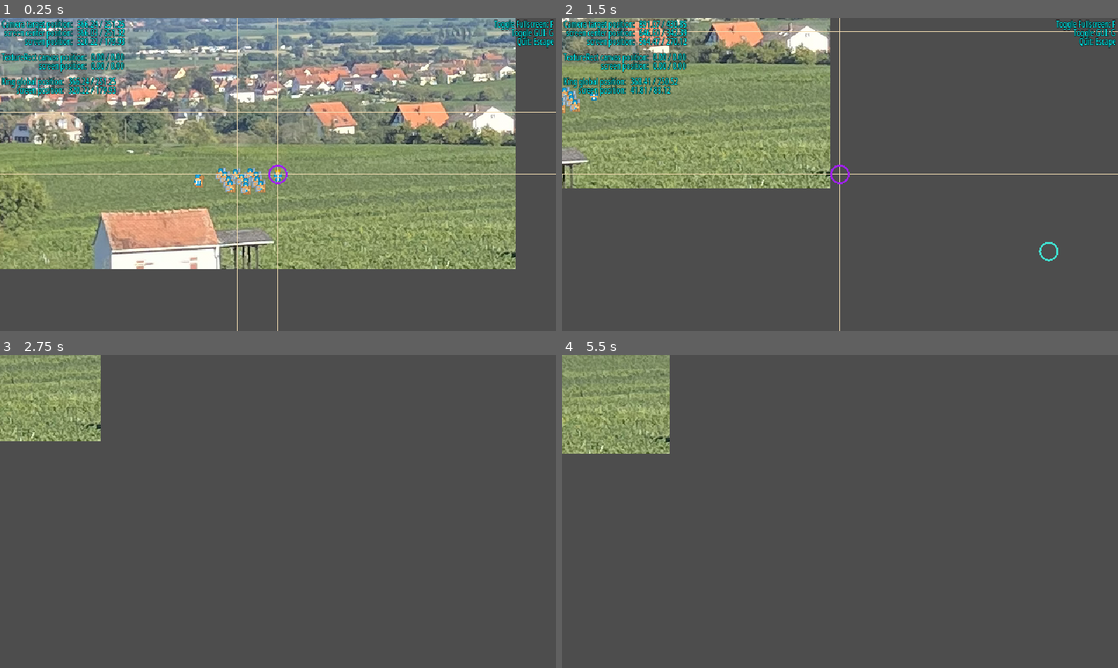
Above: before the commit, frames 1-4 (two rows, left to right).
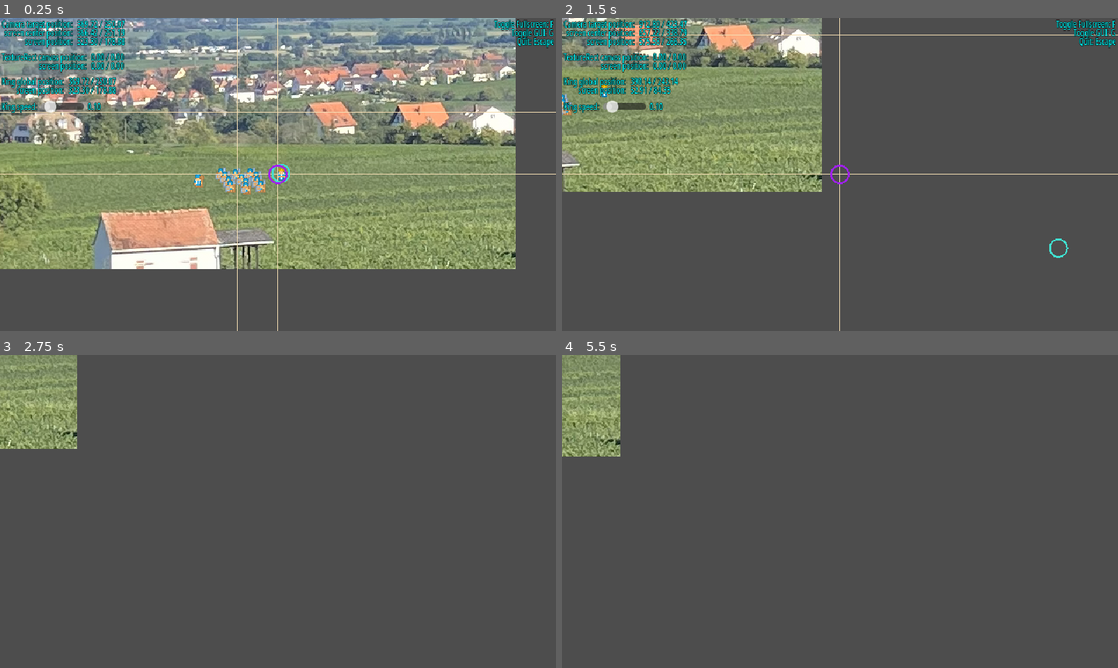
Above: after the commit, the same moments.

Repository: Toxe/godot-pixel-style
Game: Godot game, scene res://scenes/main.tscn
Same seed, same stepped clock (60 frames per second), same inputs: the game is played once before the commit and once after it.
Inputs (mouse positions are in pixels of both pictures, inside the frame that each line leads up to):
- Up to frame 1 (0.25 s): no input
- Up to frame 2 (1.5 s): tap Enter at 0.5 s; move the mouse to (962, 158) at 0.52 s; hold Right (ui_right) 0.53-1.28 s; hold G (toggle_gui) 0.53-1.28 s; click (962, 158) at 0.67 s; move the mouse to (728, 190) at 1.27 s; hold Down (ui_down) from 1.28 s (still down); tap G (toggle_gui) at 1.35 s
- Up to frame 3 (2.75 s): move the mouse to (333, 442) at 2.02 s; release Down (ui_down) at 2.03 s; hold Right (ui_right) from 2.03 s (still down); hold G (toggle_gui) from 2.03 s (still down)
- Up to frame 4 (5.5 s): move the mouse to (812, 574) at 2.77 s; release Right (ui_right) at 2.78 s; release G (toggle_gui) at 2.78 s; hold Up (ui_up) 2.78-3.53 s; tap G (toggle_gui) at 2.85, 4.35 s; click (812, 574) at 2.92 s; move the mouse to (1006, 558) at 3.52 s; hold G (toggle_gui) 3.53-4.28 s; hold Left (ui_left) 3.53-5.03 s; move the mouse to (673, 464) at 4.27 s; move the mouse to (867, 511) at 5.02 s; hold Down (ui_down) from 5.03 s (still down); hold G (toggle_gui) from 5.03 s (still down); click (867, 511) at 5.17 s

The runs differ from the first frame. In frame 1, 0.8% of the frame differs, in the area x 0-53%, y 0-53%; in frame 2, 12%, in the area x 0-100%, y 0-78%; in frame 3, 3.2%; in frame 4, 4.0%.

Commit message:
Add slider to control king speed

Diff:
--- a/PixelStyle/scenes/game.gd
+++ b/PixelStyle/scenes/game.gd
@@ -4,9 +4,11 @@
 @onready var king: Sprite2D = $Path2D/PathFollow2D/King
 @onready var path_follow: PathFollow2D = $Path2D/PathFollow2D
 
+var king_speed := 0.1
+
 
 func _process(delta: float) -> void:
-    path_follow.progress_ratio += delta * 0.01
+    path_follow.progress_ratio += delta * king_speed
     queue_redraw()
 
 
--- a/PixelStyle/scenes/gui.gd
+++ b/PixelStyle/scenes/gui.gd
@@ -6,6 +6,13 @@
 @onready var camera_label: Label = $HBoxContainer/VBoxContainer/HBoxContainer/CameraLabel
 @onready var texture_rect_label: Label = $HBoxContainer/VBoxContainer/HBoxContainer2/TextureRectLabel
 @onready var king_label: Label = $HBoxContainer/VBoxContainer/HBoxContainer3/KingLabel
+@onready var king_speed_slider: HSlider = $HBoxContainer/VBoxContainer/HBoxContainer4/KingSpeedSlider
+@onready var king_speed_label: Label = $HBoxContainer/VBoxContainer/HBoxContainer4/KingSpeedLabel
+
+
+func _ready() -> void:
+    king_speed_slider.value = game.king_speed
+    king_speed_label.text = "%.2f" % game.king_speed
 
 
 func _process(_delta: float) -> void:
@@ -38,3 +45,8 @@
 
 func format_vector(vec: Vector2) -> String:
     return "%.2f / %.2f" % [vec.x, vec.y]
+
+
+func _on_king_speed_slider_value_changed(value: float) -> void:
+    game.king_speed = value
+    king_speed_label.text = "%.2f" % game.king_speed
--- a/PixelStyle/scenes/gui.tscn
+++ b/PixelStyle/scenes/gui.tscn
@@ -59,6 +59,23 @@
 layout_mode = 2
 text = "???"
 
+[node name="HBoxContainer4" type="HBoxContainer" parent="HBoxContainer/VBoxContainer"]
+layout_mode = 2
+
+[node name="Label" type="Label" parent="HBoxContainer/VBoxContainer/HBoxContainer4"]
+layout_mode = 2
+text = "King speed:"
+
+[node name="KingSpeedSlider" type="HSlider" parent="HBoxContainer/VBoxContainer/HBoxContainer4"]
+custom_minimum_size = Vector2(50, 0)
+layout_mode = 2
+max_value = 1.0
+step = 0.01
+
+[node name="KingSpeedLabel" type="Label" parent="HBoxContainer/VBoxContainer/HBoxContainer4"]
+layout_mode = 2
+text = "???"
+
 [node name="HotkeysLabel" type="Label" parent="HBoxContainer"]
 layout_mode = 2
 size_flags_vertical = 0
@@ -66,3 +83,5 @@
 Toggle GUI: G
 Quit: Escape"
 horizontal_alignment = 2
+
+[connection signal="value_changed" from="HBoxContainer/VBoxContainer/HBoxContainer4/KingSpeedSlider" to="." method="_on_king_speed_slider_value_changed"]
